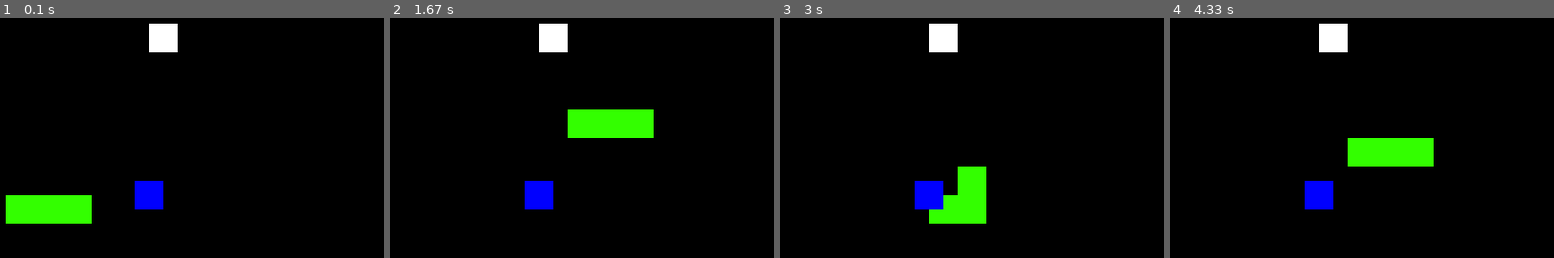
Above: before the commit, frames 1-4 (left to right).
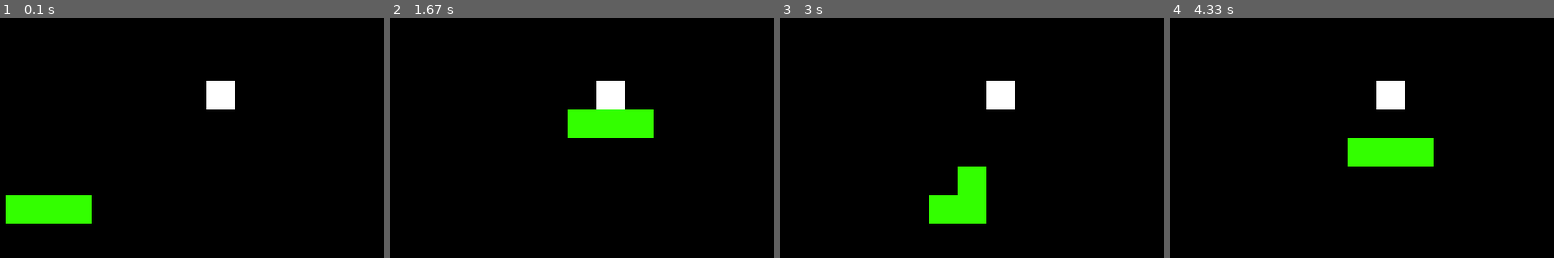
Above: after the commit, the same moments.

Repository: kathleenhang/pygame-snake
Game: pygame game, started from snake.py
Same seed, same stepped clock (60 frames per second), same inputs: the game is played once before the commit and once after it.
Inputs:
- Up to frame 1 (0.1 s): no input
- Up to frame 2 (1.67 s): hold D 0.33-0.8 s; hold W 0.83-1.3 s; hold D from 1.33 s (still down)
- Up to frame 3 (3 s): release D at 1.8 s; hold A 1.83-2.37 s; hold S 2.4-2.73 s; hold A from 2.77 s (still down)
- Up to frame 4 (4.33 s): release A at 3.17 s; hold W 3.2-3.57 s; hold D 3.6-4.23 s; hold S from 4.27 s (still down)

The runs differ from the first frame. In frame 1, 2.7% of the frame differs, in the area x 35-62%, y 2-80%; in frame 2, 2.7%; in frame 3, 2.7%; in frame 4, 2.7%.

Commit message:
add class main

Diff:
--- a/snake.py
+++ b/snake.py
@@ -2,6 +2,25 @@
 import random
 import sys
 from pygame.math import Vector2
+
+
+class Main:
+    def __init__(self):
+        self.snake = Snake()
+        self.food = Food()
+
+    def draw_elements(self):
+        self.check_collision()
+        self.snake.draw_snake()
+        self.food.draw_food()
+
+    def update(self):
+        self.snake.move_snake()
+
+    def check_collision(self):
+        if self.snake.body[0] == self.food.pos:
+            self.snake.will_grow = True
+            self.food.move_food()
 
 
 class Snake:
@@ -9,6 +28,7 @@
         self.body = [Vector2(5, 10), Vector2(6, 10), Vector2(7, 10)]
         # move right
         self.direction = Vector2(1, 0)
+        self.will_grow = False
 
     def draw_snake(self):
         for block in self.body:
@@ -20,20 +40,27 @@
             pygame.draw.rect(screen, green_color, snake_rect)
 
     def move_snake(self):
-        # list with last item removed
-        body_copy = self.body[:-1]
-        self.body = body_copy
-        # create new head based off of direction that the user inputted
-        new_head = self.direction + self.body[0]
-        self.body.insert(0, new_head)
+        if not self.will_grow:
+            # list with last item removed
+            body_copy = self.body[:-1]
+            self.body = body_copy
+            # create new head based off of direction that the user inputted
+            new_head = self.direction + self.body[0]
+            self.body.insert(0, new_head)
+        else:
+            # list with last item removed
+            body_copy = self.body[:]
+            self.body = body_copy
+            # create new head based off of direction that the user inputted
+            new_head = self.direction + self.body[0]
+            self.body.insert(0, new_head)
+            self.will_grow = False
 
 
 class Food:
     def __init__(self):
         # randomize food location
-        self.x = random.randint(0, cell_count-1)
-        self.y = random.randint(0, cell_count-1)
-        self.pos = Vector2(self.x, self.y)
+        self.move_food()
 
     def draw_food(self):
         # create food rectangle
@@ -41,6 +68,11 @@
                                 self.pos.y * cell_size, cell_size, cell_size)
         white_color = (255, 255, 255)
         pygame.draw.rect(screen, white_color, food_rect)
+
+    def move_food(self):
+        self.x = random.randint(0, cell_count-1)
+        self.y = random.randint(0, cell_count-1)
+        self.pos = Vector2(self.x, self.y)
 
 
 pygame.init()
@@ -50,19 +82,8 @@
 black_color = pygame.color.Color('#000000')
 
 
-x = screen_width/3
-y = screen_height/3
-
-# surface
-blue_surface = pygame.Surface((30, 30))
-blue_surface.fill((0, 0, 255))
-# position blue rect center at screen midpoint
-blue_rect = blue_surface.get_rect(center=(screen_width/2, screen_height/2))
-
-
 # track time
 clock = pygame.time.Clock()
-
 
 # create grid
 
@@ -70,10 +91,8 @@
 cell_size = 30
 # 20x20 grid
 cell_count = 20
+main = Main()
 
-
-food = Food()
-snake = Snake()
 # create a custom event for screen updates
 screen_update = pygame.USEREVENT
 # custom screen update event triggers every 150 ms
@@ -82,23 +101,20 @@
 
     for event in pygame.event.get():
         if event.type == screen_update:
-            snake.move_snake()
+            main.snake.move_snake()
         if event.type == pygame.KEYDOWN:
             if event.key == pygame.K_d:  # right
-                snake.direction = Vector2(1, 0)
+                main.snake.direction = Vector2(1, 0)
             if event.key == pygame.K_a:  # left
-                snake.direction = Vector2(-1, 0)
+                main.snake.direction = Vector2(-1, 0)
             if event.key == pygame.K_w:  # up
-                snake.direction = Vector2(0, -1)
+                main.snake.direction = Vector2(0, -1)
             if event.key == pygame.K_s:  # down
-                snake.direction = Vector2(0, 1)
-        # fill bg color before snake/food
+                main.snake.direction = Vector2(0, 1)
+        # draw elements: board, snake, food
         screen.fill(black_color)
-        food.draw_food()
-        snake.draw_snake()
+        main.draw_elements()
 
-        # draw the elements
-        screen.blit(blue_surface, blue_rect)
         # quit game
         if event.type == pygame.QUIT:
             sys.exit()
